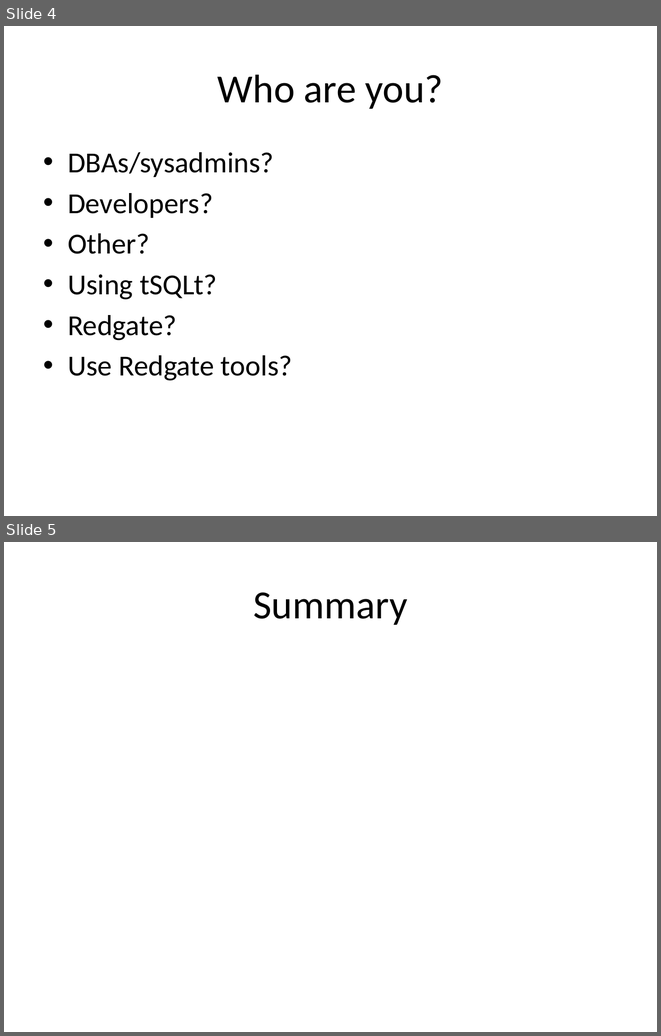
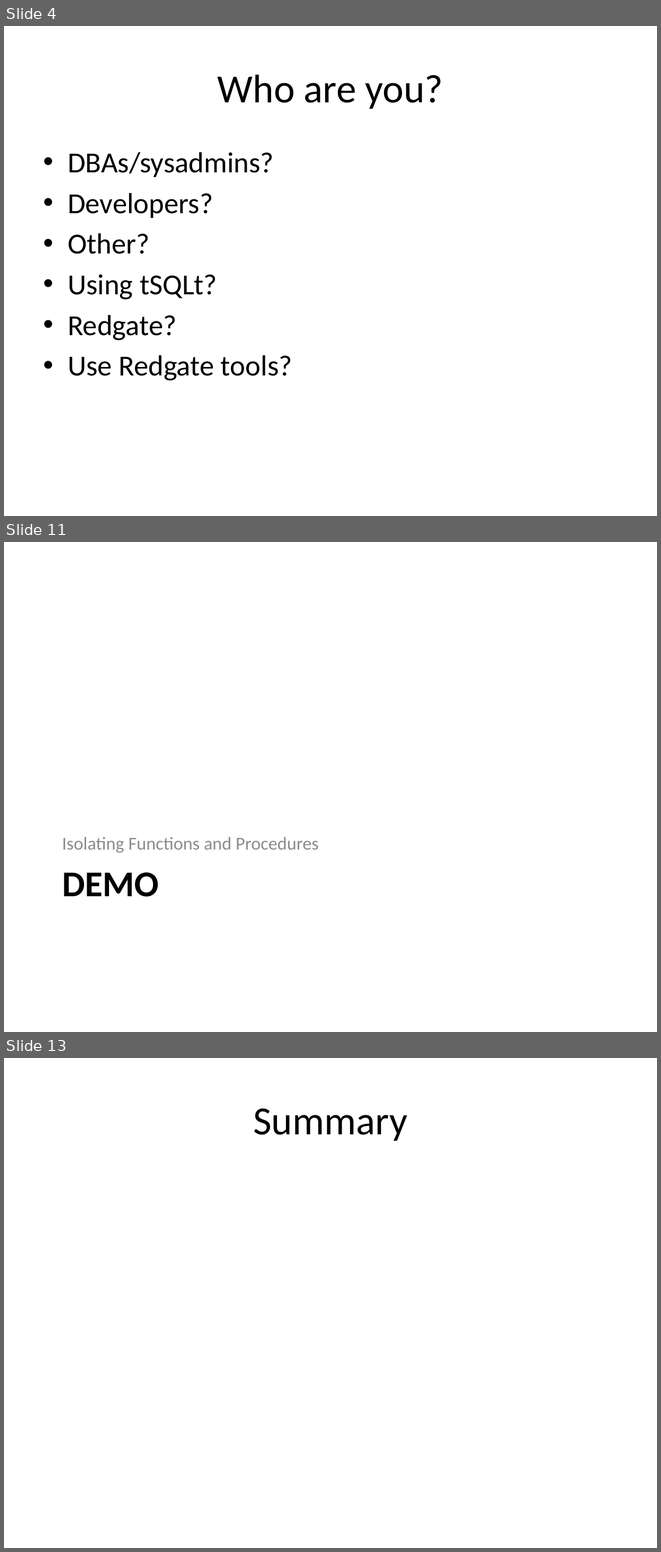
Before and after one commit to way0utwest/TestingT-SQLMadeEasy, a slide deck: TestingT-SQLMadeEasy.pptx. Shown one above the other, each under a label of ours: slides 4 and 5 before the commit, slides 4, 11 and 13 after it; the slides between them are not shown. The pictures are 661x1036 and 661x1552 pixels, drawn with LibreOffice and Linux fonts; fonts in the diff are those of the drawing. Boxes give left, top, right and bottom in pixels: in the first picture for what was removed or moved away, otherwise in the second. Text is boxed around its words. In the diff, an @@ line names an element or a change of style, - is before the commit and + after.

```diff
--- a/TestingT-SQLMadeEasy.pptx
+++ b/TestingT-SQLMadeEasy.pptx
@@ slide 11 added at <box>4,542,657,1032</box>, background #FFFFFF @@
@@ text added at <box>62,837,319,853</box>, 20 pt, text #8C8C8C @@
+Isolating Functions and Procedures
@@ title added at <box>62,872,159,897</box>, 40 pt, text #000000, bold @@
+DEMO
@@ what was slide 5 is now slide 13 @@
```
Also in this commit, not shown: 1 slide changed, 7 other slides added, 5 other files.
